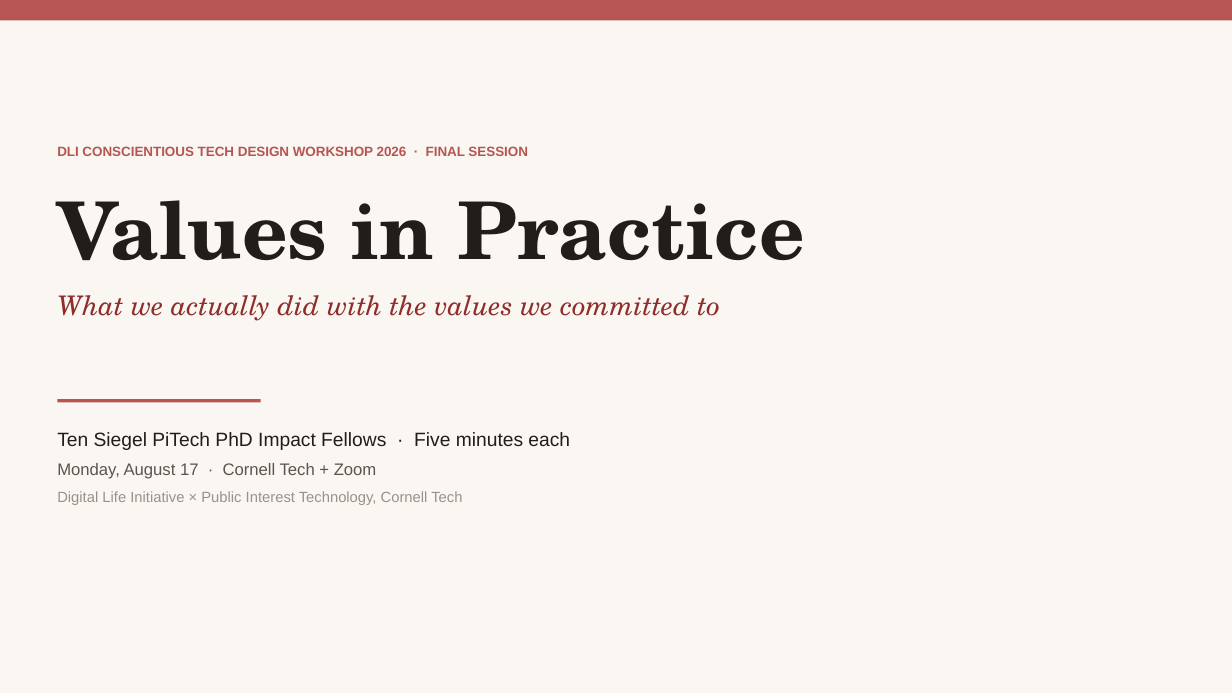
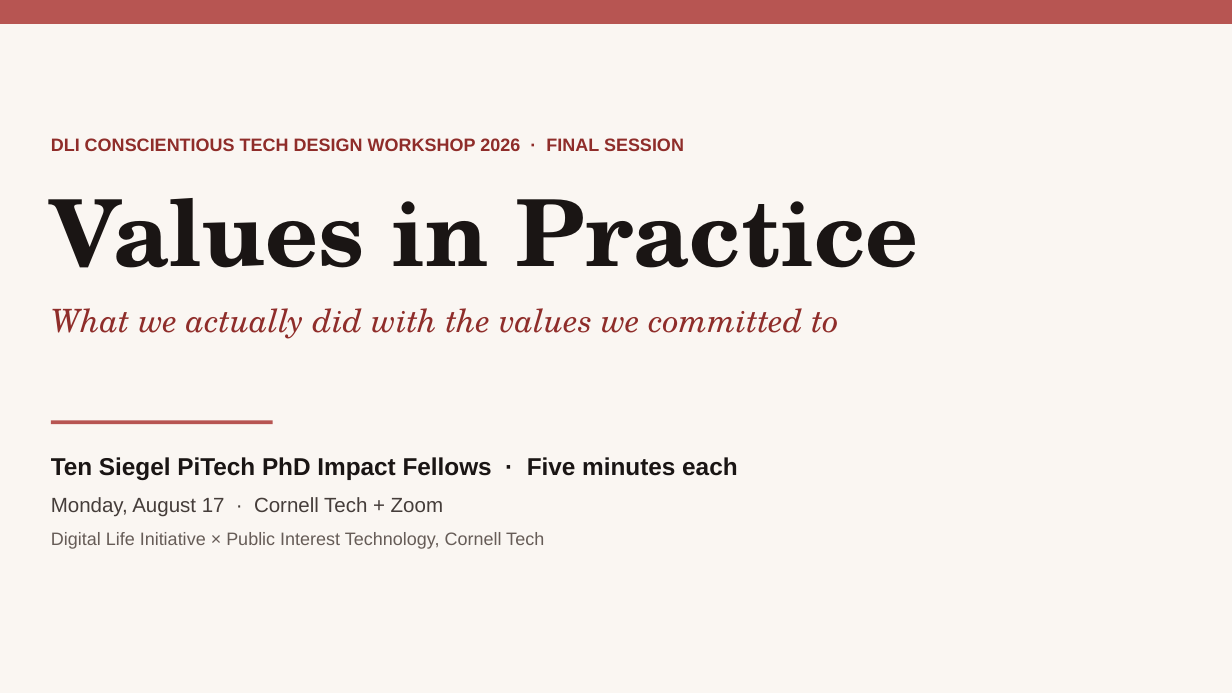
Before and after one commit to PiTechEthics/pitechethics.github.io, a slide deck: slide 1 of output/pptx/2026-VAP-Fellow-Final-Presentation-Template.pptx. Drawn at 1232x693 pixels with LibreOffice and Linux fonts; fonts in the diff are those of the drawing. Boxes give left, top, right and bottom in pixels: in the first picture for what was removed or moved away, otherwise in the second. Text is boxed around its words. In the diff, an @@ line names an element or a change of style, - is before the commit and + after.

```diff
--- a/output/pptx/2026-VAP-Fellow-Final-Presentation-Template.pptx
+++ b/output/pptx/2026-VAP-Fellow-Final-Presentation-Template.pptx
@@ rectangle: place and size @@
-rectangle at [0, 0, 1232, 20]
+rectangle at [0, 0, 1232, 24]
@@ text "DLI CONSCIENTIOUS TECH DESIGN WORKSHOP ...": place and size @@
-text "DLI CONSCIENTIOUS TECH DESIGN WORKSHOP ..." at [57, 146, 528, 156]
+text "DLI CONSCIENTIOUS TECH DESIGN WORKSHOP ..." at [51, 138, 684, 151]
@@ text "DLI CONSCIENTIOUS TECH DESIGN WORKSHOP ..." at [51, 138, 684, 151]: size 10.5 to 14 pt, text colour #B75552 to #8F2D2A @@
@@ text "Values in Practice" at [51, 198, 919, 339]: size 62 to 72 pt, text colour #221C1B to #1A1514 in "Values in Practice"; size 21 to 25 pt in "What we actually did with the values ..."; more space between paragraphs @@
@@ rectangle: place and size @@
-rectangle at [57, 399, 261, 402]
+rectangle at [51, 421, 273, 424]
@@ text "Ten Siegel PiTech PhD Impact ...": place and size @@
-text "Ten Siegel PiTech PhD Impact ..." at [57, 432, 570, 505]
+text "Ten Siegel PiTech PhD Impact ..." at [51, 457, 737, 549]
@@ text "Ten Siegel PiTech PhD Impact ..." at [51, 457, 737, 549]: size 15 to 19 pt, text colour #221C1B to #1A1514, bold on in "Ten Siegel PiTech PhD Impact Fellows · ..."; size 13 to 16 pt, text colour #5D5450 to #453D3A in "Monday, August 17 · Cornell Tech + ..."; size 11.5 to 14 pt, text colour #9A918C to #665C57 in "Digital Life Initiative × Public Interest Technology, ..."; more space between paragraphs @@
```
Also in this commit, not shown: 74 other slides changed, 1 other file.
